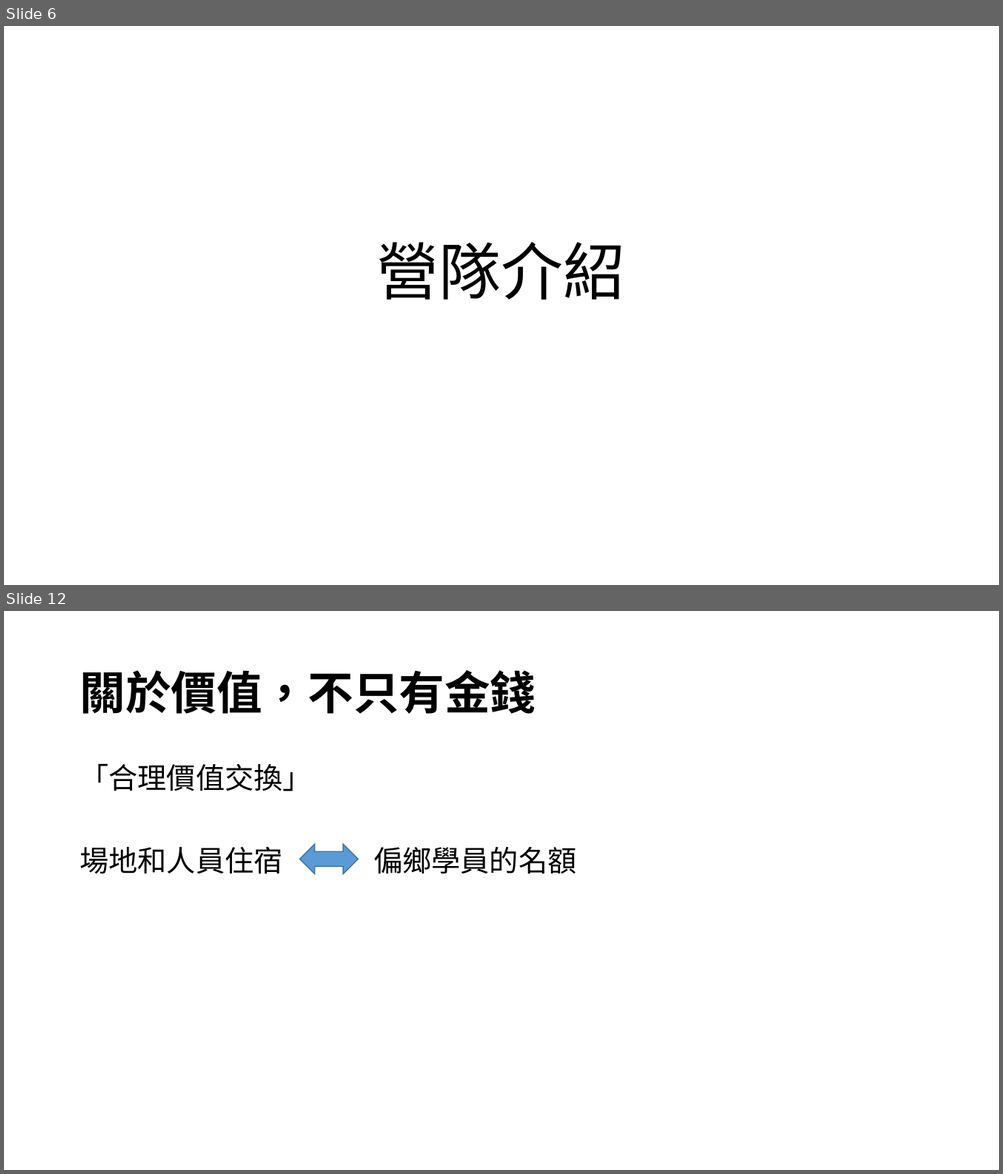
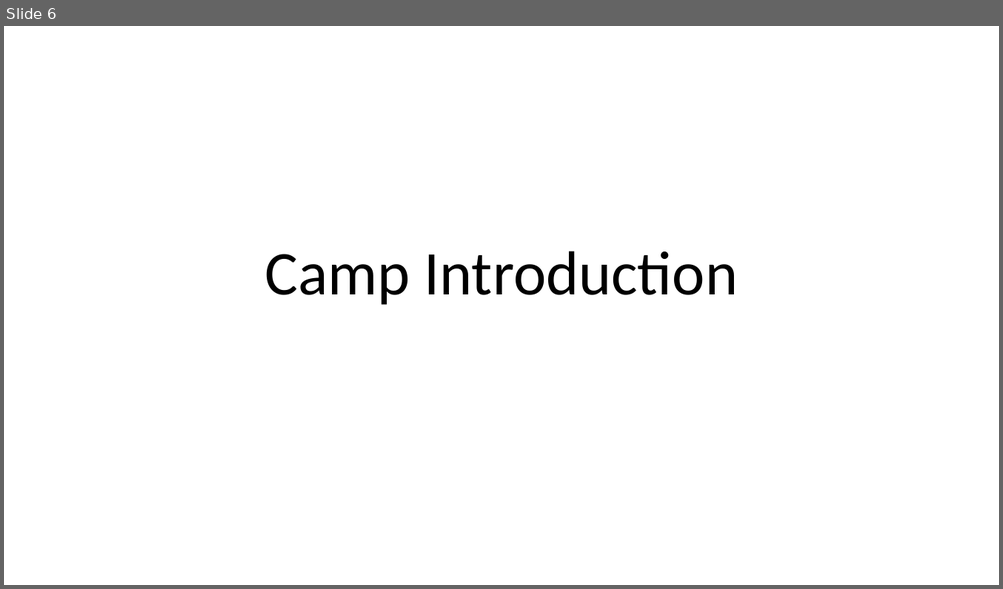
Before and after one commit to Yangbenson/Slide-assistant, a slide deck: PP_samples/sample.pptx. Shown one above the other, each under a label of ours: slides 6 and 12 before the commit, slide 6 after it; the slides between them are not shown. The pictures are 1003x1174 and 1003x589 pixels, drawn with LibreOffice and Linux fonts; fonts in the diff are those of the drawing. Boxes give left, top, right and bottom in pixels: in the first picture for what was removed or moved away, otherwise in the second. Text is boxed around its words. In the diff, an @@ line names an element or a change of style, - is before the commit and + after.

```diff
--- a/PP_samples/sample.pptx
+++ b/PP_samples/sample.pptx
@@ slide 12 removed at <box>4,611,999,1170</box>, background #FFFFFF @@
@@ title removed at <box>79,670,535,714</box> @@
-關於價值，不只有金錢
@@ text removed at <box>79,763,576,874</box> @@
-「合理價值交換」
-場地和人員住宿 偏鄉學員的名額
@@ left right arrow removed at <box>299,845,358,874</box> @@
@@ slide 6 changed as well @@
@@ title at <box>264,251,738,305</box>: text changed @@
-營隊介紹
+Camp Introduction
```
Also in this commit, not shown: 6 other slides changed, 5 slides added, 4 other slides removed, 9 other files.
